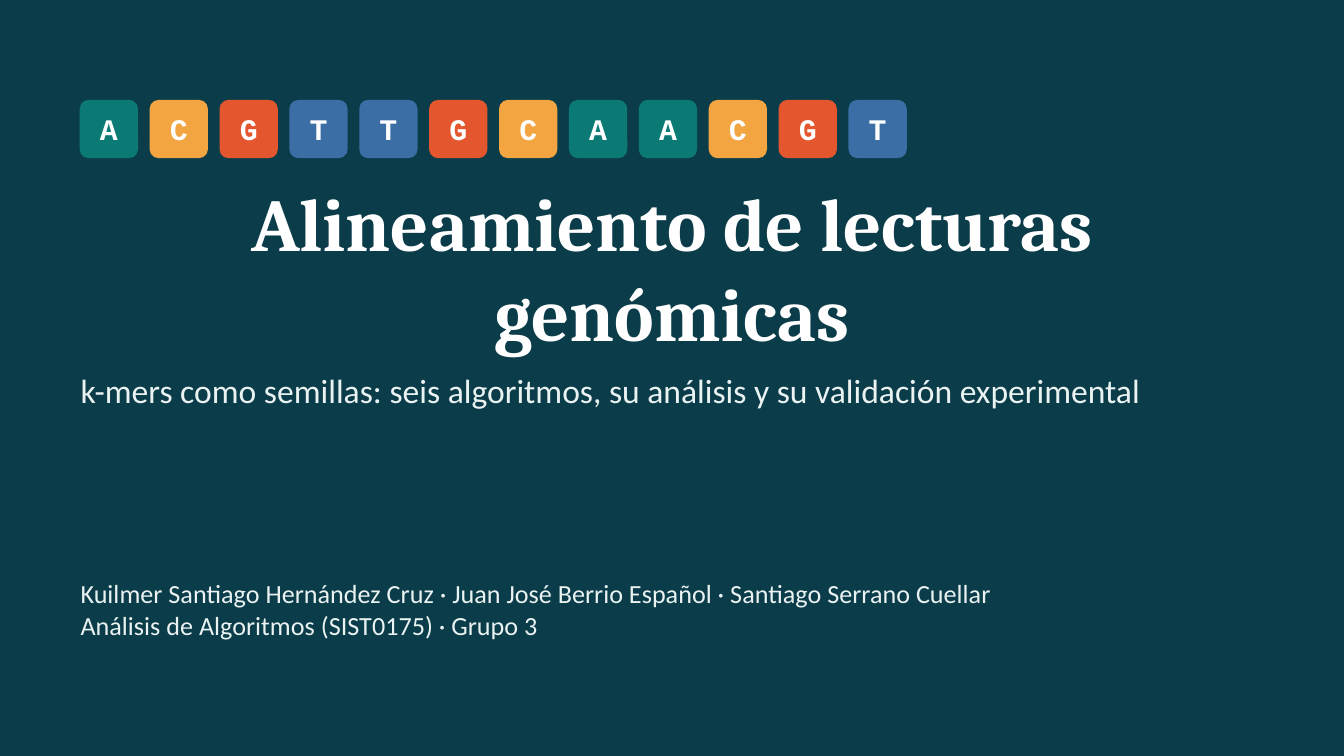
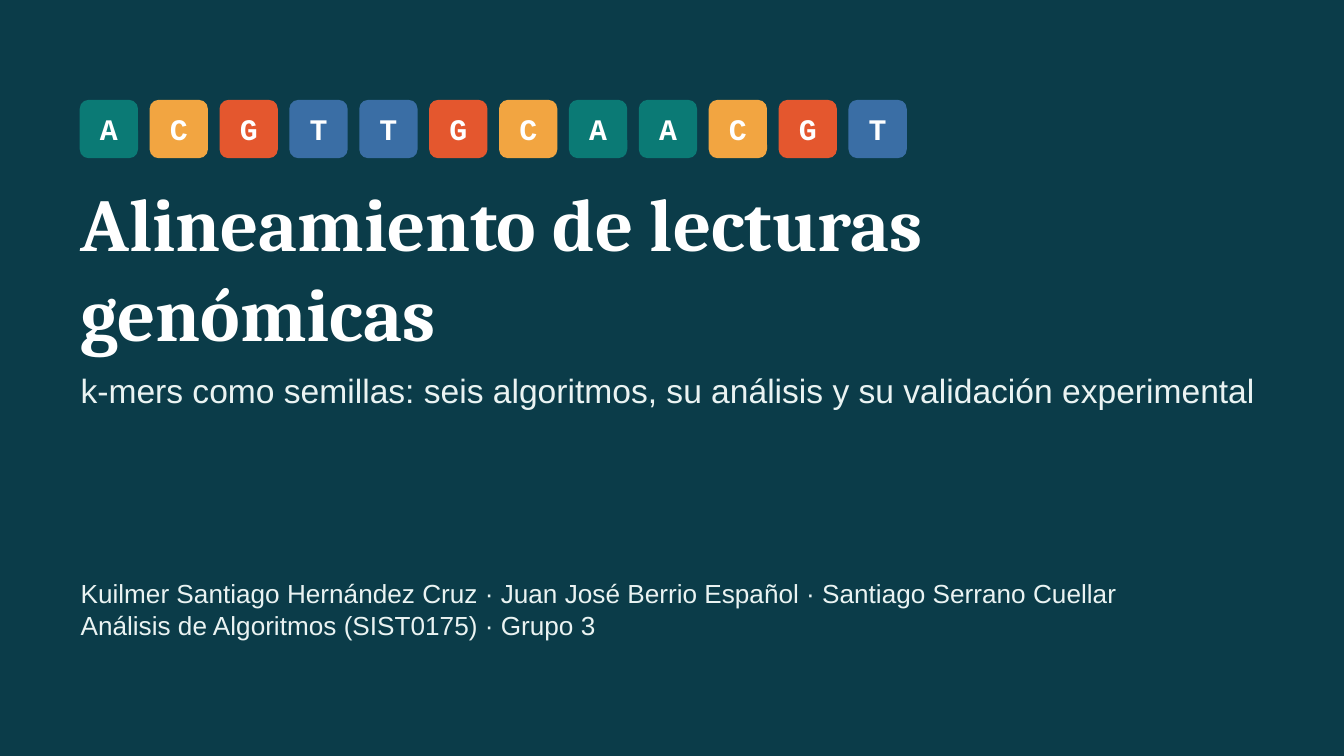
Before and after one commit to KuilmerHC/genoma-alineamiento, a slide deck: slide 1 of docs/diapositivas/sustentacion_grupo3.pptx. Drawn at 1344x756 pixels with LibreOffice and Linux fonts; fonts in the diff are those of the drawing. Boxes give left, top, right and bottom in pixels: in the first picture for what was removed or moved away, otherwise in the second. Text is boxed around its words. In the diff, an @@ line names an element or a change of style, - is before the commit and + after.

```diff
--- a/docs/diapositivas/sustentacion_grupo3.pptx
+++ b/docs/diapositivas/sustentacion_grupo3.pptx
@@ title "Alineamiento de lecturas genómicas" at (x1=81, y1=199, x2=923, y2=357): alignment centre to left @@
@@ text "k-mers como semillas: seis algoritmos, ..." at (x1=81, y1=378, x2=1254, y2=409): font Calibri to Arial @@
@@ text "Kuilmer Santiago Hernández Cruz · ..." at (x1=81, y1=583, x2=1116, y2=641): font Calibri to Arial @@
```
Also in this commit, not shown: 10 other slides changed, 3 other files.
